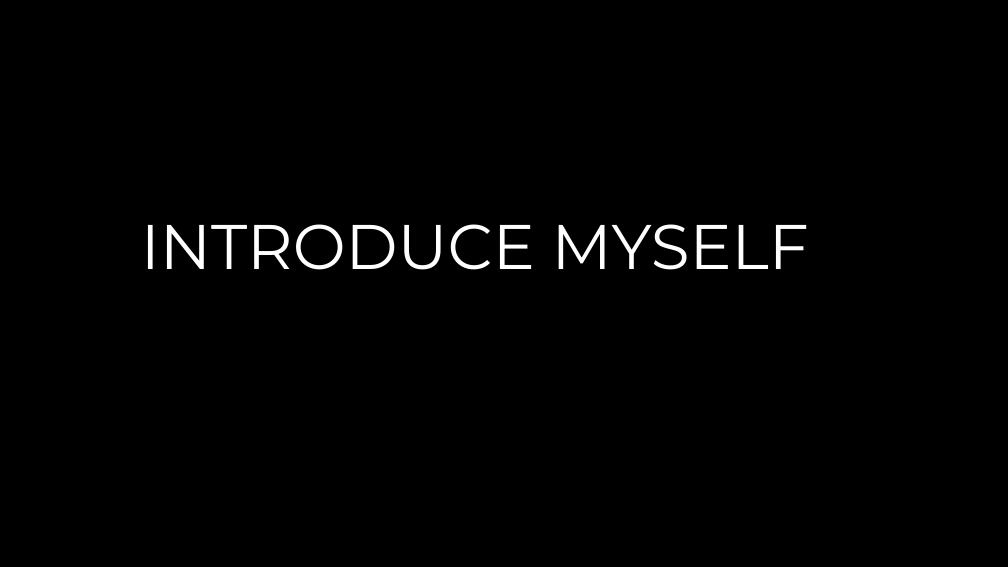
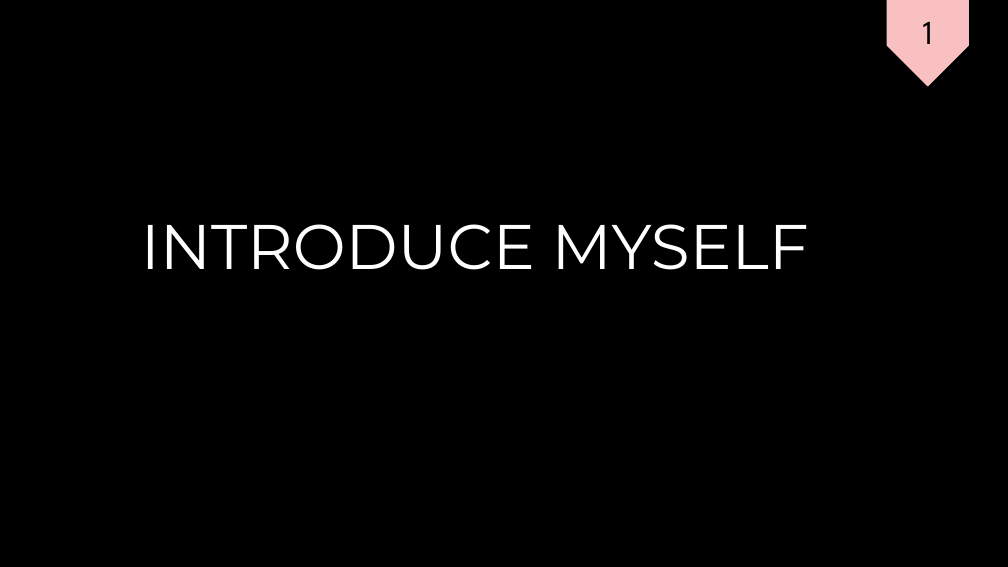
Before and after one commit to gabrielnicouleau/support-cours, a slide deck: slide 1 of english/exercices/introduce myself.pptx. Drawn at 1008x567 pixels with LibreOffice and Linux fonts; fonts in the diff are those of the drawing; background and template pictures are left out. Boxes give left, top, right and bottom in pixels: in the first picture for what was removed or moved away, otherwise in the second. Text is boxed around its words. In the diff, an @@ line names an element or a change of style, - is before the commit and + after.

```diff
--- a/english/exercices/introduce myself.pptx
+++ b/english/exercices/introduce myself.pptx
@@ pentagon arrow added at (887,0,968,86), fill #F8C0C0, outline #F8C0C0 1 pt @@
@@ text added at (923,22,933,44), 32 pt, text #000000 @@
+1
```
Also in this commit, not shown: 1 other slide changed, 7 slides added, 7 slides removed, 2 other files.
